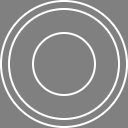
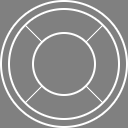
Revision of a layered w=128, h=128 image; what changed, layer by layer:
added layer "Quadrants" above "Quadr2" over <box>25,25,103,103</box>
added layer "Quadr2" (25%) above "testBG" over <box>25,25,103,103</box>
